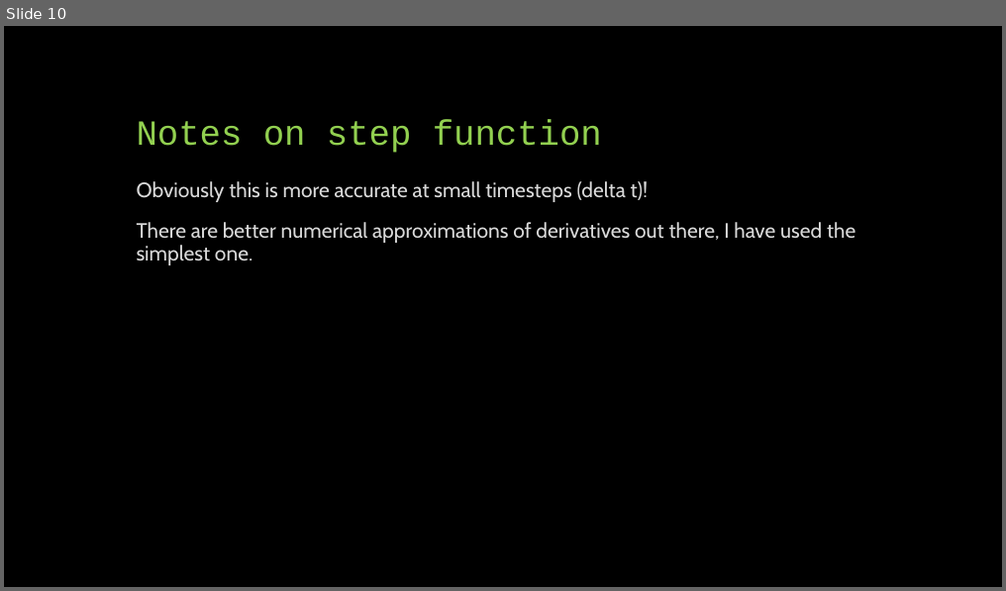
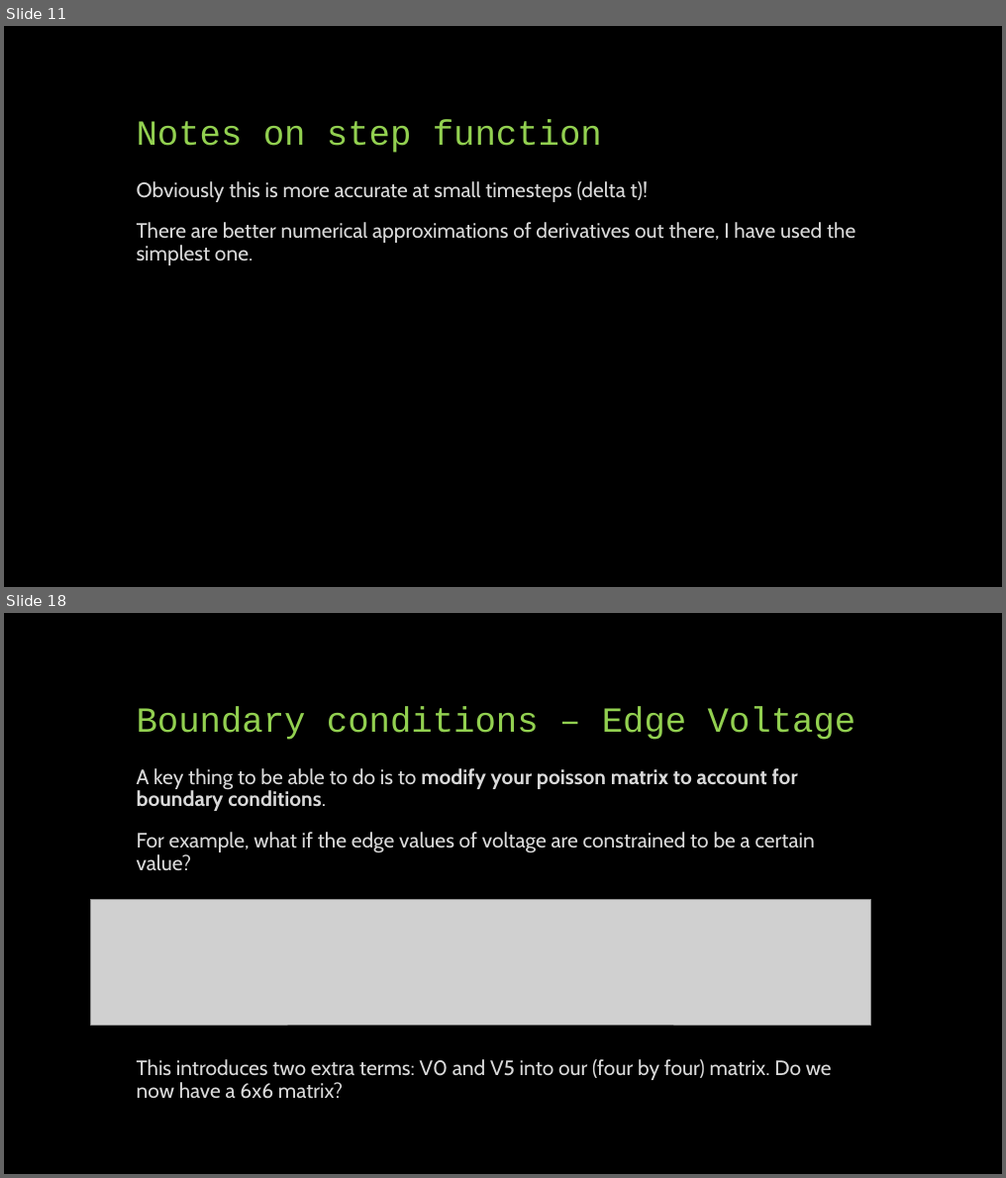
Before and after one commit to phys3112/Tutorials-2020, a slide deck: Tutorial 5 Iterative Methods/Tutorial 5 Presentation.pptx. Shown one above the other, each under a label of ours: slide 10 before the commit, slides 11 and 18 after it; the slides between them are not shown. The pictures are 1006x591 and 1006x1178 pixels, drawn with LibreOffice and Linux fonts; fonts in the diff are those of the drawing; grey boxes stand for pictures. Boxes give left, top, right and bottom in pixels: in the first picture for what was removed or moved away, otherwise in the second. Text is boxed around its words. In the diff, an @@ line names an element or a change of style, - is before the commit and + after.

```diff
--- a/Tutorial 5 Iterative Methods/Tutorial 5 Presentation.pptx
+++ b/Tutorial 5 Iterative Methods/Tutorial 5 Presentation.pptx
@@ slide 18 added at (4,613,1002,1174), background #000000 @@
@@ title added at (137,707,856,740), 34 pt, text #92D050 @@
+Boundary conditions – Edge Voltage
@@ text added at (137,768,832,1099), 20 pt, text #D9D9D9 @@
+A key thing to be able to do is to modify your poisson matrix to account for boundary conditions.
+For example, what if the edge values of voltage are constrained to be a certain value?
+This introduces two extra terms: V0 and V5 into our (four by four) matrix. Do we now have a 6x6 matrix?
@@ picture added at (90,900,871,1025) @@
@@ what was slide 10 is now slide 11 @@
```
Also in this commit, not shown: 2 slides changed, 11 other slides added, 2 slides removed, 1 other file.
